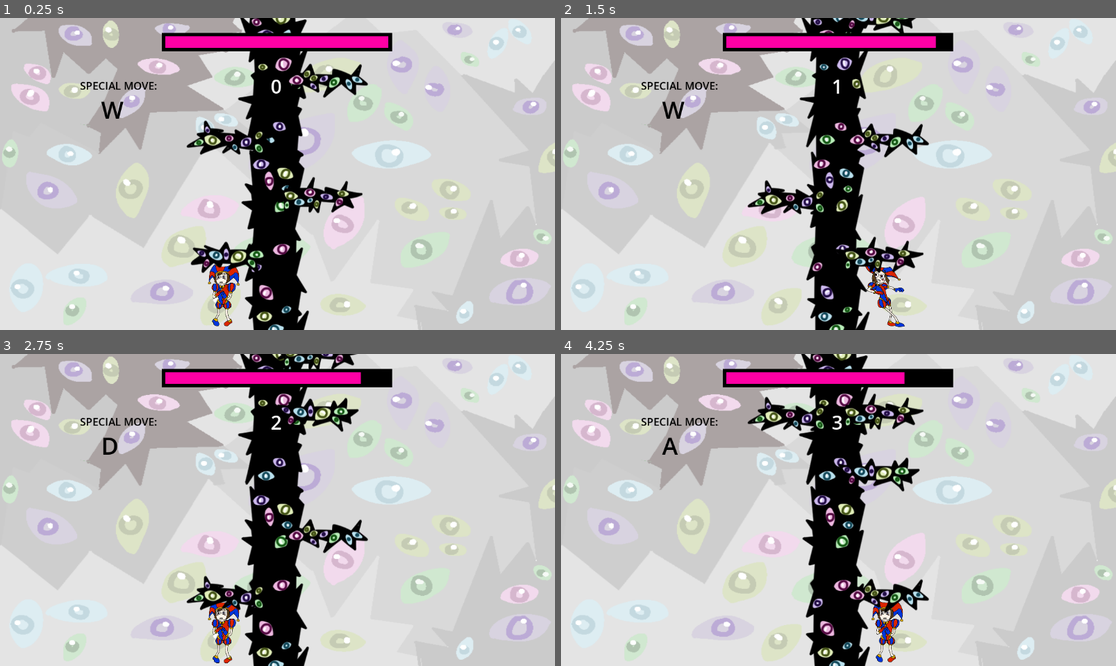
Above: before the commit, frames 1-4 (two rows, left to right).
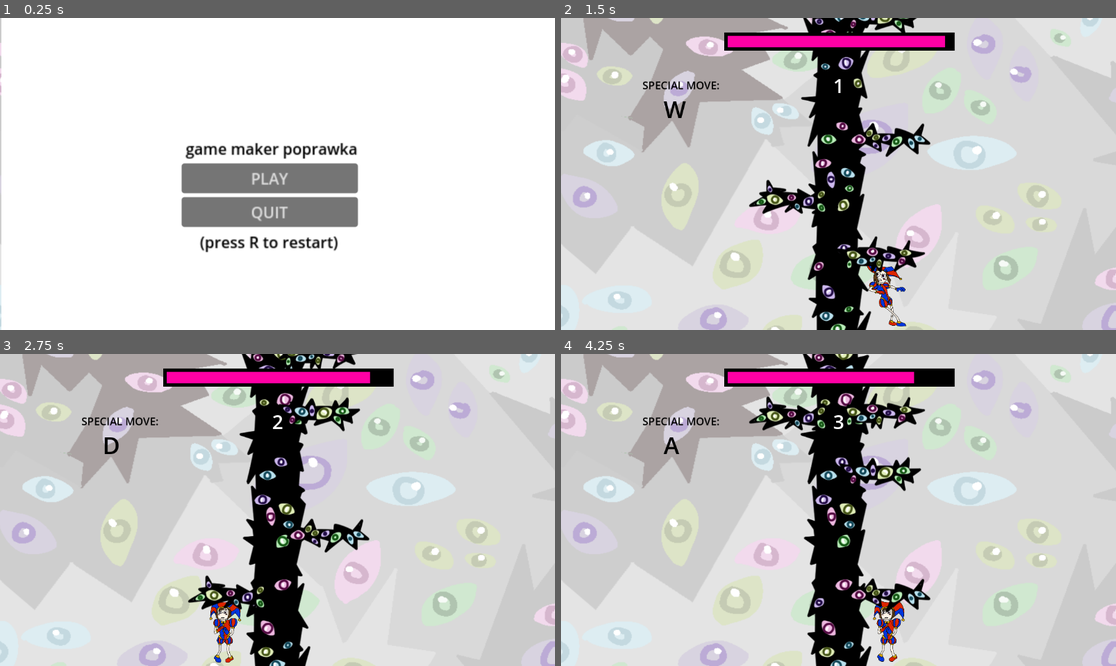
Above: after the commit, the same moments.

Repository: Mefi8427/game-maker-poprawka
Game: Godot game, scene res://global.tscn
The game is run twice, just before and just after one commit, with the same random seed, the same clock (stepped at 60 frames per second) and the same inputs.
Inputs (mouse positions are in pixels of both pictures, inside the frame that each line leads up to):
- Up to frame 1 (0.25 s): no input
- Up to frame 2 (1.5 s): click (832, 177) at 0.5 s, where only the run after the commit has a clickable "PLAY"; hold Right (right) from 1.28 s (still down); tap A (a) at 1.35 s
- Up to frame 3 (2.75 s): tap D (d) at 1.55, 2.1 s; release Right (right) at 2.03 s; hold Left (left) from 2.03 s (still down); tap S (s) at 2.3 s
- Up to frame 4 (4.25 s): release Left (left) at 2.78 s; hold Right (right) from 2.78 s (still down); tap S (s) at 2.85 s; tap W (w) at 3.05, 3.6 s; tap A (a) at 3.8 s

The runs differ from the first frame. In frame 1, 99% of the frame differs, in the area x 0-100%, y 0-100%; in frame 2, 22%; in frame 3, 22%; in frame 4, 22%.

Commit message:
j
n

Diff:
--- /dev/null
+++ b/Camera.gd
@@ -0,0 +1,39 @@
+extends Camera2D
+
+@export var randomStrength: float = 30.0
+@export var shakeFade: float = 5.0
+var rng = RandomNumberGenerator.new()
+
+var shake_strength: float = 0.0
+@onready var Camera = get_node("/root/Node2D/Camera2D")
+var fix = 0
+
+# Called when the node enters the scene tree for the first time.
+func _ready():
+	pass
+
+func apply_shake():
+	shake_strength = randomStrength
+
+func wait(duration):
+	await(get_tree().create_timer(duration).timeout)
+# Called every frame. 'delta' is the elapsed time since the previous frame.
+func _process(delta):
+	if fix == 1:
+		return
+	if Global.hit_death == 1:
+		apply_shake()
+		await(wait(0.3))
+		fix = 1
+
+
+	if shake_strength > 0:
+		shake_strength = lerpf(shake_strength, 0, shakeFade * delta)
+
+		offset = randomOffset()
+
+		# Apply the offset to the camera
+		Camera.offset = offset
+
+func randomOffset() -> Vector2:
+	return Vector2(rng.randf_range(-shake_strength, shake_strength), rng.randf_range(-shake_strength, shake_strength))
--- a/global.gd
+++ b/global.gd
@@ -28,6 +28,10 @@
 @onready var PomniAudioPlayer = get_node("/root/Node2D/pomni/AudioStreamPlayer2D")
 @onready var PomniDeathPlayer = get_node("/root/Node2D/pomni/AudioDeath")
 var hit_death
+var disappear = 0
+var help = 0
+var yandev = 0
+
 
 
 
@@ -64,6 +68,8 @@
 	if game_over == 1:
 		return
 	if wPressed == 1 or aPressed == 1 or sPressed == 1 or dPressed == 1:
+		help = 1
+		PomniAudioPlayer.play()
 		SpecialMove = random.randi_range(1,4)
 		if SpecialMove == 1:
 			WASD = "W"
@@ -88,7 +94,8 @@
 
 
 func progress_bar():
-	if pasek == 1:
+
+	if pasek == 0:
 		return
 	if game_over == 1:
 		return
@@ -127,6 +134,12 @@
 		PomniAnimationPlayer.play("jump_left")
 		await(wait(0.2))
 		PomniAnimationPlayer.play("idle")
+		if yandev == 0:
+			yandev = 1
+		elif yandev == 1:
+			yandev = 0
+			help = 0
+
 
 	elif RightPressed == 1:
 		PomniAudioPlayer.play()
@@ -134,10 +147,21 @@
 		PomniAnimationPlayer.play("jump_right")
 		await(wait(0.2))
 		PomniAnimationPlayer.play("idle")
+		if yandev == 0:
+			yandev = 1
+		elif yandev == 1:
+			yandev = 0
+			help = 0
+
+
+
 
 
 func restart():
 	RPressed = int(Input.is_action_just_pressed("restart"))
-
 	if RPressed == 1:
-		get_tree().reload_current_scene()
+		PomniAnimationPlayer.play("idle")
+		game_over = 0
+		BarItself.value = 100
+		score = 0
+		disappear = 1
--- a/global.tscn
+++ b/global.tscn
@@ -16,6 +16,7 @@
 [ext_resource type="Texture2D" uid="uid://db43s4pdvarp8" path="res://graphics/pasek.png" id="12_bkcgi"]
 [ext_resource type="AudioStream" uid="uid://ots7tspr0eiw" path="res://audio/glitch.mp3" id="13_xa1eo"]
 [ext_resource type="Script" path="res://pause_menu.gd" id="14_eokmp"]
+[ext_resource type="Script" path="res://Camera.gd" id="17_qoxdh"]
 
 [sub_resource type="SpriteFrames" id="SpriteFrames_8dh18"]
 animations = [{
@@ -152,8 +153,8 @@
 [node name="Node2D" type="Node2D"]
 
 [node name="Backgroundimage" type="Sprite2D" parent="."]
-position = Vector2(576, 324)
-scale = Vector2(1.36817, 1.08908)
+position = Vector2(583.5, 330.5)
+scale = Vector2(1.54276, 1.31933)
 texture = ExtResource("1_oqej8")
 
 [node name="kaufmo" type="AnimatedSprite2D" parent="."]
@@ -225,6 +226,23 @@
 stream = ExtResource("13_xa1eo")
 autoplay = true
 
+[node name="wasd" type="Label" parent="."]
+offset_left = 210.0
+offset_top = 156.0
+offset_right = 256.0
+offset_bottom = 224.0
+theme_override_colors/font_color = Color(0, 0, 0, 1)
+theme_override_font_sizes/font_size = 49
+
+[node name="Label" type="Label" parent="."]
+offset_left = 166.0
+offset_top = 125.0
+offset_right = 327.0
+offset_bottom = 156.0
+theme_override_colors/font_color = Color(0, 0, 0, 1)
+theme_override_font_sizes/font_size = 22
+text = "SPECIAL MOVE:"
+
 [node name="pasu_menu" type="Control" parent="."]
 visible = false
 layout_mode = 3
@@ -264,33 +282,18 @@
 
 [node name="RichTextLabel" type="RichTextLabel" parent="pasu_menu"]
 layout_mode = 0
-offset_right = 40.0
-offset_bottom = 40.0
+offset_left = 530.0
+offset_top = 446.0
+offset_right = 1168.0
+offset_bottom = 636.0
+theme_override_colors/default_color = Color(0, 0, 0, 1)
 text = "Soundtrack: \"glitch\" by celestialghost8 on opengameart.org on CC0 Publicc Domain license
 
 Graphics: done myself :)
 
-SFX: Swish by Ivan Gabovitch on opengameart.org on CC0 Public Domain Licence"
-
-[node name="wasd" type="Label" parent="."]
-offset_left = 210.0
-offset_top = 156.0
-offset_right = 256.0
-offset_bottom = 224.0
-theme_override_colors/font_color = Color(0, 0, 0, 1)
-theme_override_font_sizes/font_size = 49
-
-[node name="Label" type="Label" parent="."]
-offset_left = 166.0
-offset_top = 125.0
-offset_right = 327.0
-offset_bottom = 156.0
-theme_override_colors/font_color = Color(0, 0, 0, 1)
-theme_override_font_sizes/font_size = 22
-text = "SPECIAL MOVE:"
+SFX: Swish by Ivan Gabovitch and Punch Slap 'n' Kick by CGEffex on opengameart.org on CC0 Public Domain Licence and CC-BY 3.0 Public Domain Licence (https://opengameart.org/content/punch-slap-n-kick)"
 
 [node name="menu" type="Control" parent="."]
-visible = false
 layout_mode = 3
 anchors_preset = 0
 offset_right = 1152.0
@@ -320,11 +323,17 @@
 
 [node name="resume" type="Button" parent="menu/GridContainer"]
 layout_mode = 2
-text = "RESUME"
+text = "PLAY"
 
 [node name="quit" type="Button" parent="menu/GridContainer"]
 layout_mode = 2
 text = "QUIT"
+
+[node name="Label2" type="Label" parent="menu/GridContainer"]
+layout_mode = 2
+theme_override_colors/font_color = Color(0, 0, 0, 1)
+text = "(press R to restart)"
+horizontal_alignment = 1
 
 [node name="RichTextLabel" type="RichTextLabel" parent="menu"]
 layout_mode = 0
@@ -333,6 +342,10 @@
 
 [node name="AudioStreamPlayer2D" type="AudioStreamPlayer2D" parent="."]
 
+[node name="Camera2D" type="Camera2D" parent="."]
+position = Vector2(573, 325)
+script = ExtResource("17_qoxdh")
+
 [connection signal="pressed" from="pasu_menu/GridContainer/resume" to="pasu_menu" method="_on_resume_pressed"]
 [connection signal="pressed" from="pasu_menu/GridContainer/quit" to="pasu_menu" method="_on_quit_pressed"]
 [connection signal="pressed" from="menu/GridContainer/resume" to="menu" method="_on_resume_pressed"]
--- a/kamera.gd
+++ b/kamera.gd
@@ -1,5 +1,6 @@
 extends Sprite2D
 var random = RandomNumberGenerator.new()
+
 
 
 # Called when the node enters the scene tree for the first time.
@@ -9,6 +10,9 @@
 
 # Called every frame. 'delta' is the elapsed time since the previous frame.
 func _process(_delta):
+	if Global.disappear == 1 and position.y == 621:
+		position.y = 497
+		Global.disappear = 0
 	death()
 	movement()
 	going_back()
@@ -25,6 +29,8 @@
 
 
 func movement2():
+	if Global.game_over == 1:
+		return
 	Global.wPressed = int(Input.is_action_just_pressed("w"))
 	Global.aPressed = int(Input.is_action_just_pressed("a"))
 	Global.sPressed = int(Input.is_action_just_pressed("s"))
@@ -32,7 +38,6 @@
 
 
 	if Global.SpecialMove == 1 and Global.wPressed:
-		print("kys")
 		position.y += 124
 	if Global.SpecialMove == 2 and Global.aPressed:
 		position.y += 124
@@ -48,11 +53,24 @@
 	elif Global.RightPressed == 1 or Global.LeftPressed == 1:
 		position.y += 124
 
+func wait(duration):
+	await(get_tree().create_timer(duration).timeout)
+
 func death():
+
+	if Global.help == 1:
+		return
+
 	if Global.game_over == 1:
-			return
-	if Global.Pomni.position.x == 468 and position == Vector2(482,621):
+		return
+	elif Global.Pomni.position.x == 468 and position == Vector2(482,621):
 		Global.PomniAnimationPlayer.play("death_left")
+		Global.hit_death = 1
+		Global.HitDeathSFX()
+		Global.game_over = 1
+
+	elif Global.Pomni.position.x == 681 and position == Vector2(657, 621):
+		Global.PomniAnimationPlayer.play("death_right")
 		Global.hit_death = 1
 		Global.HitDeathSFX()
 		Global.game_over = 1
@@ -61,11 +79,8 @@
 
 
 
-	elif Global.Pomni.position.x == 681 and position == Vector2(657, 621):
-		Global.PomniAnimationPlayer.play("death_right")
-		Global.hit_death = 1
-		Global.HitDeathSFX()
-		Global.game_over = 1
+
+
 
 
 
--- a/pause_menu.gd
+++ b/pause_menu.gd
@@ -5,7 +5,7 @@
 
 
 func _on_resume_pressed():
-	Global.pasek = 0
+	Global.pasek = 1
 	visible = false
 
 
Not shown: 1 places in global.tscn that only renumber resources
